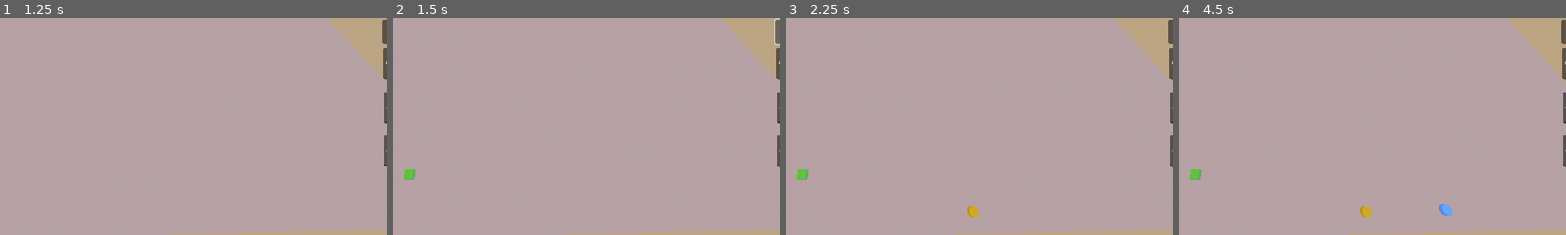
Above: before the commit, frames 1-4 (left to right).
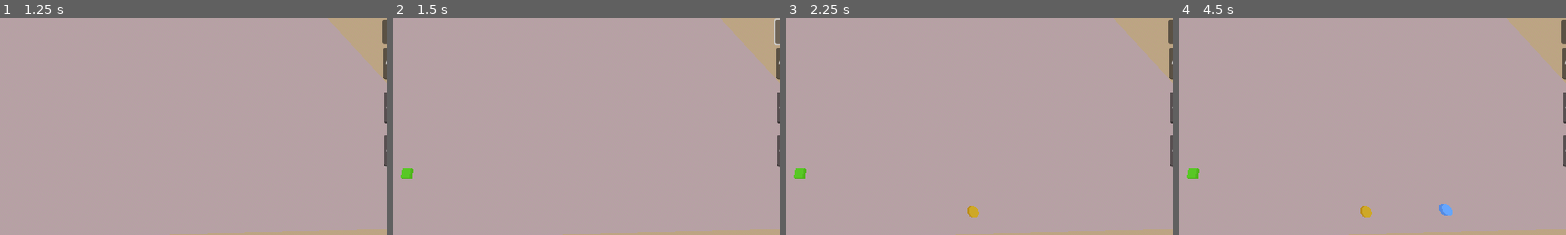
Above: after the commit, the same moments.

Repository: internot169/CasaGrande
Game: Godot game, scene res://main.tscn
Two runs of this game, one before a commit and one after it. Both use one fixed random seed, a clock stepped at 60 frames per second and the inputs below.
Inputs (mouse positions are % of the whole screen's width and height, from its top left):
- Up to frame 1 (1.25 s): click (93, 54) at 0.52 s; type "Alex" at 0.6 s; click (93, 64) at 0.75 s; type "Alex" at 0.83 s; click (93, 74) at 0.98 s; type "Alex" at 1.07 s
- Up to frame 2 (1.5 s): click "Lay Block" at 1.25 s
- Up to frame 3 (2.25 s): click "End Turn" at 2 s
- Up to frame 4 (4.5 s): click "Move More" at 2.75 s; click (93, 37) at 3.52 s; type "Alex" at 3.6 s; click "End Turn" at 4.25 s
The pictures show only the part of the screen within x 37-87%, y 43-93%; the shares and areas given below are measured in that part.

Frame 1 is identical in both runs. In frame 2, 0.1% of the frame differs, in the area x 2-7%, y 69-75%; in frame 3, 0.1%; in frame 4, 0.1%.

Commit message:
Modify board.gd to include simple block positioning

Diff:
--- a/CasaGrande/board.gd
+++ b/CasaGrande/board.gd
@@ -21,7 +21,7 @@
 	block.new_color = get_node("../GameManager").curr_player.new_color
 	block.player = get_node("../GameManager").curr_player
 
-	block.position = Vector3(-x + 4, y, z + 4)
+	block.position = Vector3(-x + 4, y + 1, z + 4)
 
 	get_node("../GameManager").curr_player.tokens_left -= 1
 
--- a/CasaGrande/main.tscn
+++ b/CasaGrande/main.tscn
@@ -47,7 +47,7 @@
 transform = Transform3D(1, 0, 0, 0, 1, 0, 0, 0, 1, 0, 0, 2.34362)
 
 [node name="Camera3D" type="Camera3D" parent="CameraHolder"]
-transform = Transform3D(-0.999796, -0.0181126, 0.00890992, -0.00388282, 0.605728, 0.795662, -0.0198085, 0.795466, -0.605675, -5.94538, 30.392, -2.1832)
+transform = Transform3D(-0.999796, -0.0181126, 0.00890991, -0.00388282, 0.605728, 0.795662, -0.0198085, 0.795466, -0.605675, -5.94538, 30.392, -2.1832)
 environment = SubResource("Environment_4gfpa")
 attributes = SubResource("CameraAttributesPractical_tasdl")
 fov = 90.0
Not shown, removed: CasaGrande/Criteria for Admission to Communist Youth League (1981).pdf
